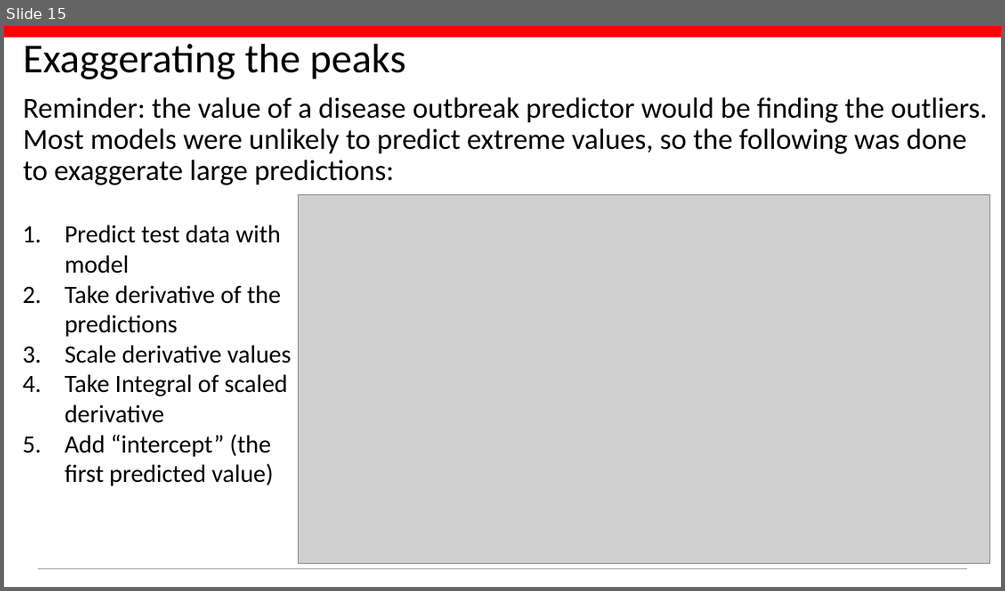
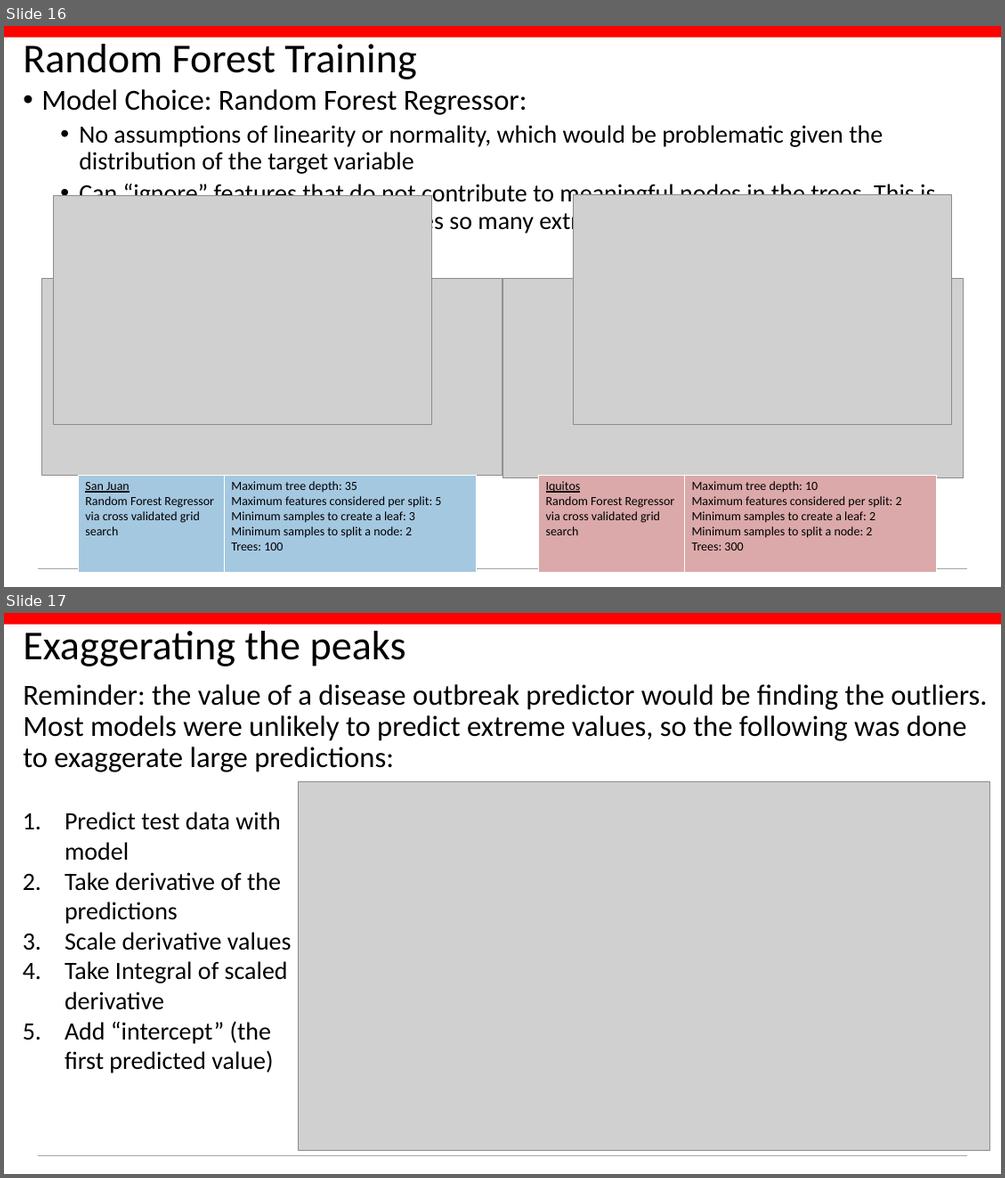
Before and after one commit to conditg/deng-ai, a slide deck: DengAI.pptx. Shown one above the other, each under a label of ours: slide 15 before the commit, slides 16 and 17 after it. The pictures are 1005x591 and 1005x1178 pixels, drawn with LibreOffice and Linux fonts; fonts in the diff are those of the drawing; grey boxes stand for pictures; background and template pictures are left out. Boxes give left, top, right and bottom in pixels: in the first picture for what was removed or moved away, otherwise in the second. Text is boxed around its words. In the diff, an @@ line names an element or a change of style, - is before the commit and + after.

```diff
--- a/DengAI.pptx
+++ b/DengAI.pptx
@@ slide 16 added at (4, 26, 1001, 587), background #FFFFFF; not listed: 2 template elements that a slide beside it also shows @@
@@ title added at (23, 44, 416, 79), 39.6 pt, text #000000 @@
+Random Forest Training
@@ text added at (41, 89, 935, 235), 24 pt, text #000000 @@
+• Model Choice: Random Forest Regressor:
+  • No assumptions of linearity or normality, which would be problematic given the distribution of the target variable
+  • Can “ignore” features that do not contribute to meaningful nodes in the trees. This is helpful since feature-lagging creates so many extra features
@@ picture added at (53, 196, 432, 425) @@
@@ picture added at (573, 194, 952, 425) @@
@@ picture added at (42, 278, 502, 475) @@
@@ picture added at (502, 278, 963, 477) @@
@@ table added at (78, 475, 476, 572), 1 rows, 2 columns @@
+San Juan / Random Forest Regressor / via cross validated grid search | Maximum tree depth: 35 / Maximum features considered per split: 5 / Minimum samples to create a leaf: 3 / Minimum samples to split a node: 2 / Trees: 100
@@ table added at (538, 475, 936, 572), 1 rows, 2 columns @@
+Iquitos / Random Forest Regressor / via cross validated grid search | Maximum tree depth: 10 / Maximum features considered per split: 2 / Minimum samples to create a leaf: 2 / Minimum samples to split a node: 2 / Trees: 300
@@ what was slide 15 is now slide 17 @@
```
Also in this commit, not shown: 3 slides changed, 4 other slides added, 2 slides removed, 3 other files.
